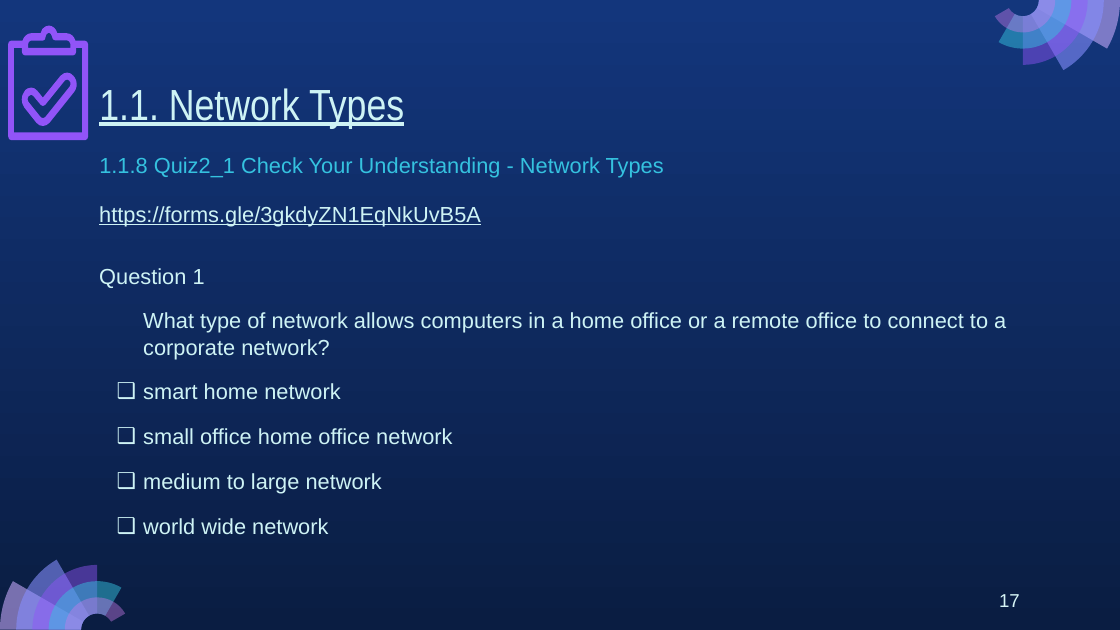
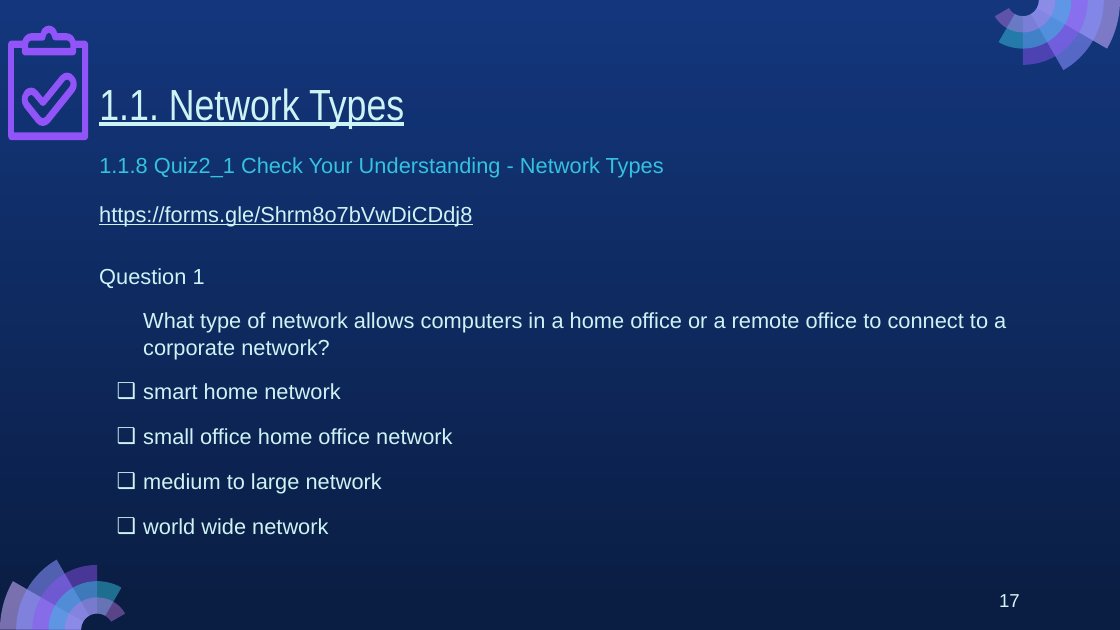
Before and after one commit to MarikoTagawa/kosen-mongolia-materials, a slide deck: slide 17 of network-basics/slides/02_NetworkBasics_2025_2P.pptx. Drawn at 1120x630 pixels with LibreOffice and Linux fonts; fonts in the diff are those of the drawing. Boxes give left, top, right and bottom in pixels: in the first picture for what was removed or moved away, otherwise in the second. Text is boxed around its words. In the diff, an @@ line names an element or a change of style, - is before the commit and + after.

```diff
--- a/network-basics/slides/02_NetworkBasics_2025_2P.pptx
+++ b/network-basics/slides/02_NetworkBasics_2025_2P.pptx
@@ text at (99, 206, 472, 227): text changed @@
-https://forms.gle/3gkdyZN1EqNkUvB5A
+https://forms.gle/Shrm8o7bVwDiCDdj8
```
Also in this commit, not shown: 9 other slides changed, 3 other files.
